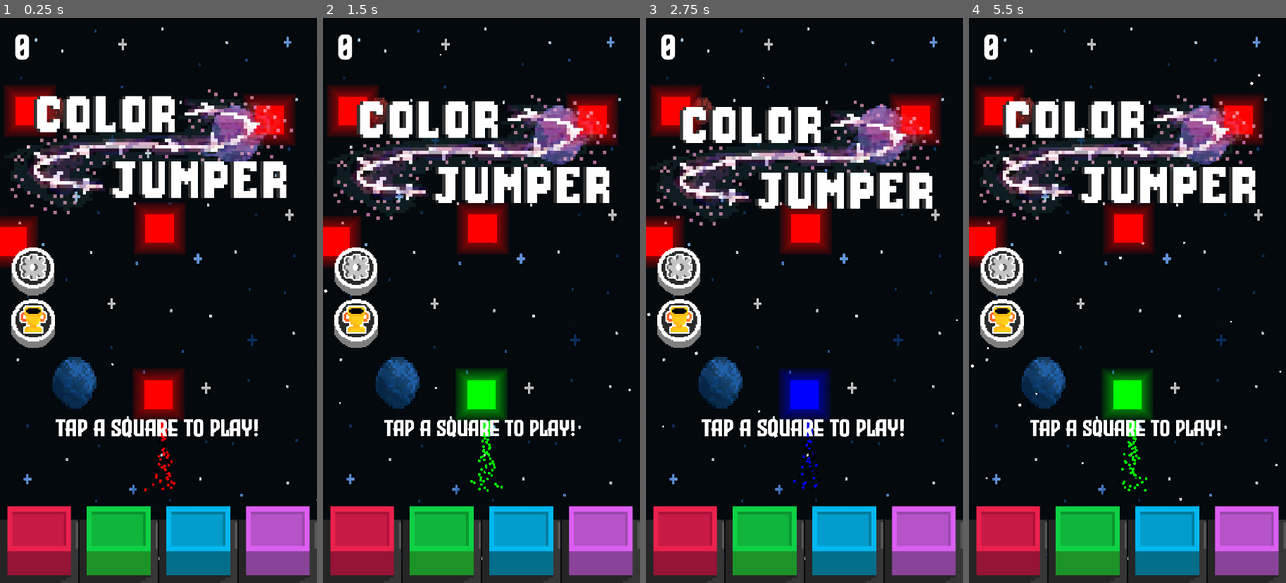
Above: before the commit, frames 1-4 (left to right).
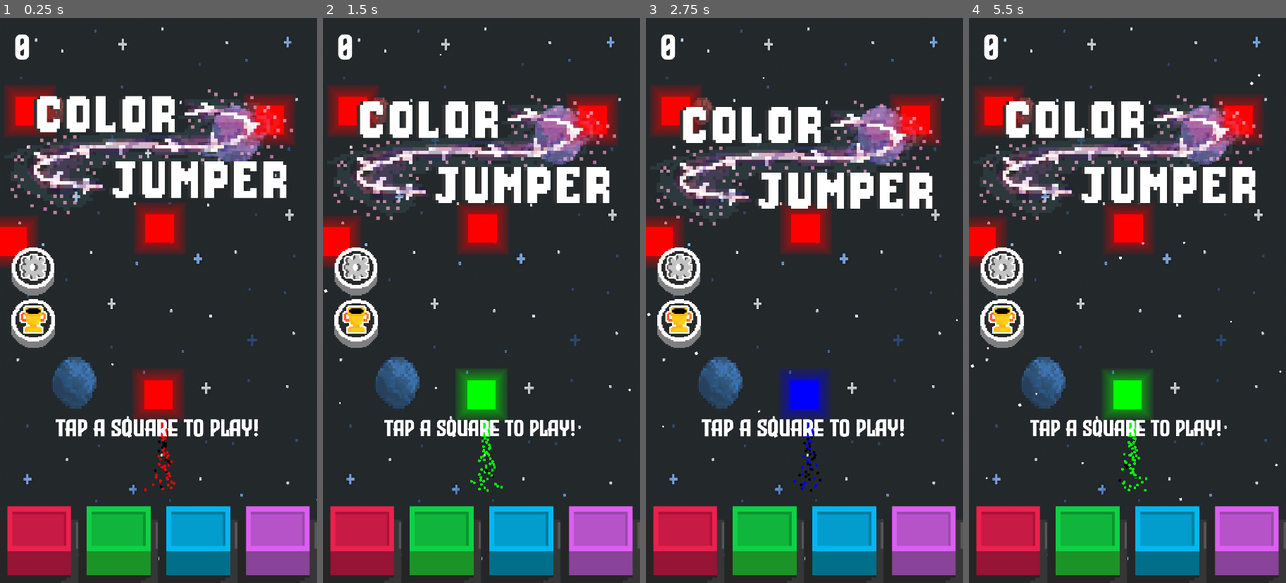
Above: after the commit, the same moments.

Repository: Xavier-Royer/Color-Jumper
Game: Godot game, scene res://Main.tscn
The game is run twice, just before and just after one commit, with the same random seed, the same clock (stepped at 60 frames per second) and the same inputs.
Inputs (mouse positions are in pixels of both pictures, inside the frame that each line leads up to):
- Up to frame 1 (0.25 s): no input
- Up to frame 2 (1.5 s): click (361, 543) at 0.5 s; click (440, 543) at 1.25 s
- Up to frame 3 (2.75 s): click (845, 543) at 2 s
- Up to frame 4 (5.5 s): click (1247, 543) at 2.75 s; click (1003, 323) at 3.5 s; click (1007, 543) at 4.25 s; click (1086, 543) at 5 s

The runs differ from the first frame. In frame 1, 69% of the frame differs, in the area x 0-100%, y 0-100%; in frame 2, 70%; in frame 3, 69%; in frame 4, 70%.

Commit message:
added mask over background

Diff:
--- a/Main.tscn
+++ b/Main.tscn
@@ -216,21 +216,21 @@
 grow_vertical = 2
 mouse_filter = 1
 
-[node name="Background" type="ColorRect" parent="ScreenManager/Background/Control"]
-layout_mode = 1
-anchors_preset = 15
-anchor_right = 1.0
-anchor_bottom = 1.0
-grow_horizontal = 2
-grow_vertical = 2
-mouse_filter = 1
-color = Color(0, 0, 0, 1)
-
 [node name="TextureRect" type="TextureRect" parent="ScreenManager/Background/Control"]
 layout_mode = 0
 offset_right = 1024.0
 offset_bottom = 1536.0
 texture = ExtResource("2_3b0ty")
+
+[node name="Background" type="ColorRect" parent="ScreenManager/Background/Control"]
+layout_mode = 1
+anchors_preset = 15
+anchor_right = 1.0
+anchor_bottom = 1.0
+grow_horizontal = 2
+grow_vertical = 2
+mouse_filter = 1
+color = Color(1, 1, 1, 0.12549)
 
 [node name="Stars" type="GPUParticles2D" parent="ScreenManager/Background"]
 position = Vector2(537, 920)
--- a/game_screen.gd
+++ b/game_screen.gd
@@ -372,11 +372,15 @@
 			var inverseSlope  = 1
 			if spikeSlope != 0:
 				inverseSlope = -1/spikeSlope
-			var distanceFromSpike = randf_range(150,250)
+			var distanceFromSpike = randf_range(200,320)
 			var spikePosition = (firstPosition + secondPosition) /2.0
 
 			block2Position = spikePosition
-			block2Position += Vector2(distanceFromSpike, distanceFromSpike*inverseSlope)
+			direction = Vector2(1,inverseSlope)
+			direction = direction.normalized()
+			block2Position += direction *distanceFromSpike  #Vector2(distanceFromSpike, distanceFromSpike*inverseSlope)
+
+
 			if block2Position.y < -50:
 				Vector2(distanceFromSpike, -1*distanceFromSpike*inverseSlope)
 			block2Position += Vector2(randf_range(-70,70),randf_range(-70,70))
--- a/spike.gd
+++ b/spike.gd
@@ -125,7 +125,7 @@
 		#$TextureRect.position += (pivotPosition +endPosition)/2.0 - $TextureRect.pivot_offset
 		#$TextureRect.scale = Vector2(size,size)
 		$Item.position = line.position
-		$Item.position += (firstPosition +secondPosition)/2.0
+		$Item.position += (pivotPosition +endPosition)/2.0
 		$Item.scale = Vector2(size,size)
 
 		linearVelocity.y += gravityForce
Not shown, changed: Color Jumper.apk
Not shown, changed: Color Jumper.apk.idsig
